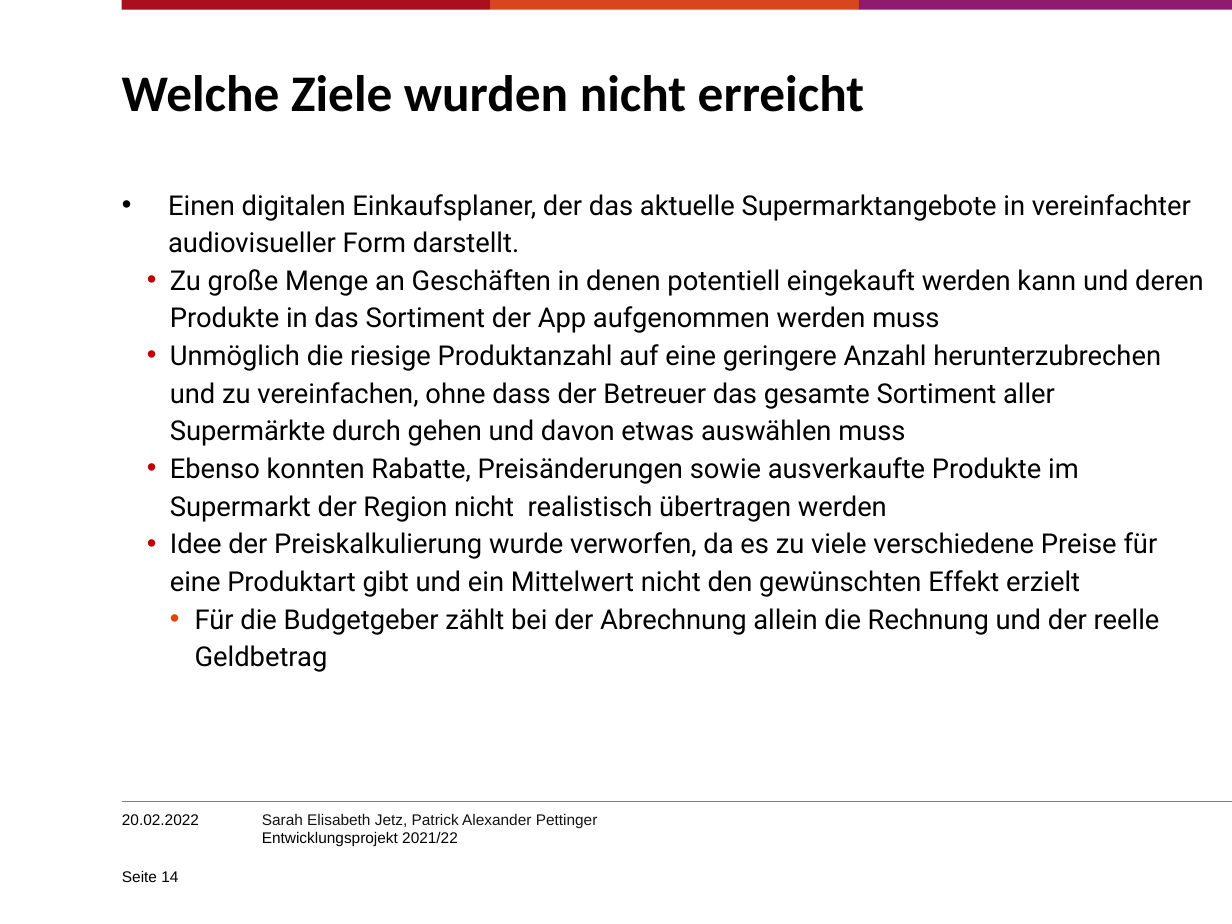
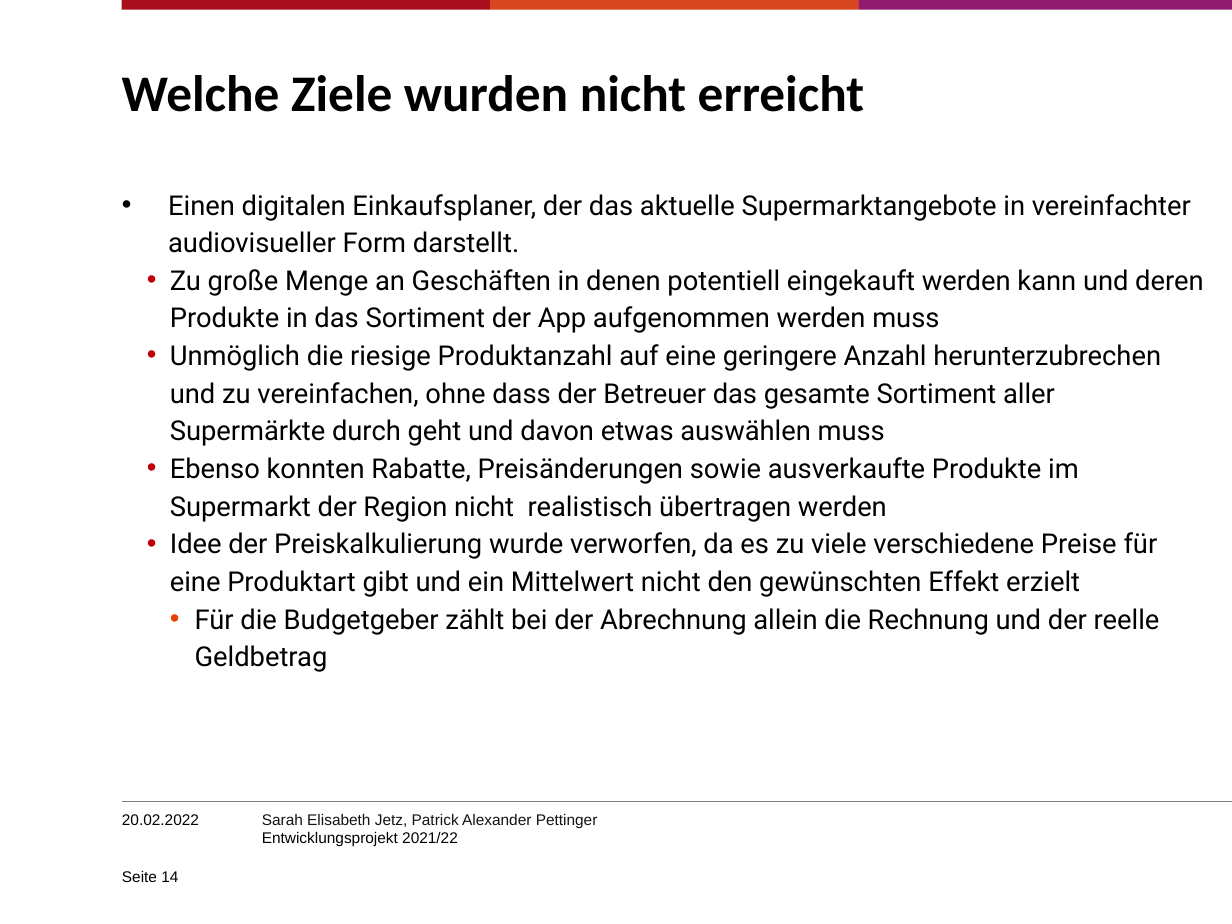
Before and after one commit to SJetz/EPWS2122JetzPettinger, a slide deck: slide 14 of Artefakte/Audit 4/Entwicklungsprojekt202122_PettingerJetz.pptx. Drawn at 1232x924 pixels with LibreOffice and Linux fonts; fonts in the diff are those of the drawing; background and template pictures are left out. Boxes give left, top, right and bottom in pixels: in the first picture for what was removed or moved away, otherwise in the second. Text is boxed around its words. In the diff, an @@ line names an element or a change of style, - is before the commit and + after.

```diff
--- a/Artefakte/Audit 4/Entwicklungsprojekt202122_PettingerJetz.pptx
+++ b/Artefakte/Audit 4/Entwicklungsprojekt202122_PettingerJetz.pptx
@@ text at <box>170,344,1161,446</box>: text changed @@
-  • Unmöglich die riesige Produktanzahl auf eine geringere Anzahl herunterzubrechen und zu vereinfachen, ohne dass der Betreuer das gesamte Sortiment aller Supermärkte durch gehen und davon etwas auswählen muss
+  • Unmöglich die riesige Produktanzahl auf eine geringere Anzahl herunterzubrechen und zu vereinfachen, ohne dass der Betreuer das gesamte Sortiment aller Supermärkte durch geht und davon etwas auswählen muss
```
Also in this commit, not shown: 13 other slides changed.
